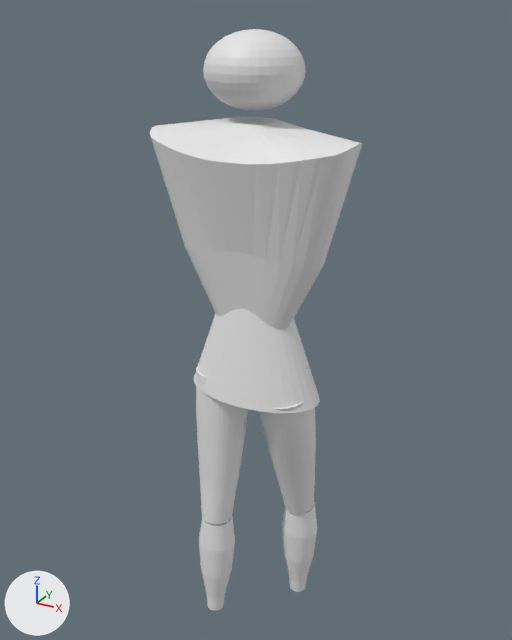
What one commit did to the Blender file resources/models/MrStix.blend.
Before and after are seen from a camera (50 mm lens) standing at (1.07, -1.93, 2.23) and looking at (-0.03, 0.07, 1.23). Lighting does not change. The marker at lower left points along +X, +Y and +Z.
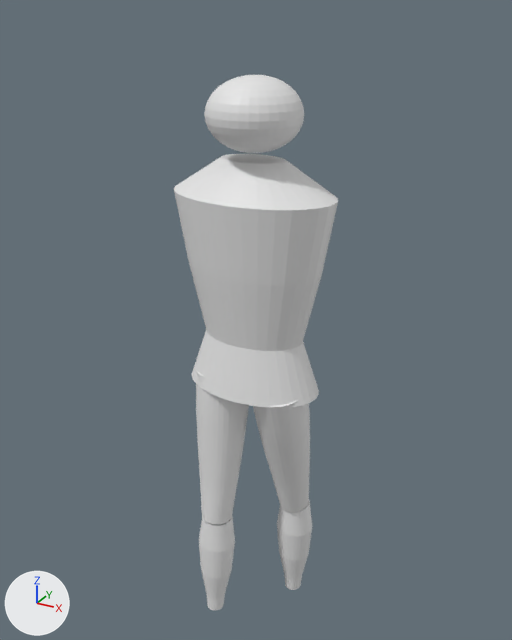
The change, as JSON lines over the scene's bpy script:
```json
{"op": "add", "block": "me_cylinder_001", "code": ["me_cylinder_001 = bpy.data.meshes.new('Cylinder.001')", "me_cylinder_001.from_pydata(...)  # 162 vertices, 192 faces; spans x -1.24..1.24, y -1.24..1.24, z -1.0..0.82"]}
{"op": "set", "path": "ob_sphere.location", "old": "(0.0, 0.0, 2.064)", "new": "(0.0, 0.0, 1.94)"}
{"op": "set", "path": "ob_cylinder_003.location", "old": "(0.459, 0.002, 1.006)", "new": "(0.437, 0.002, 1.006)"}
{"op": "set", "path": "ob_cylinder_002.location", "old": "(0.122, 0.148, 0.223)", "new": "(0.1, 0.148, 0.223)"}
{"op": "remove", "block": "ob_cone_001", "code": ["ob_cone_001 = bpy.data.objects.new('Cone.001', me_cone_001)", "ob_cone_001.location = (0.0, 0.002, 1.342)", "ob_cone_001.scale = (0.592, 0.341, 0.694)"]}
{"op": "remove", "block": "ob_cone", "code": ["ob_cone = bpy.data.objects.new('Cone', me_cone)", "ob_cone.location = (0.0, -0.021, 1.5)", "ob_cone.rotation_euler = (0.0, 3.142, 0.0)  # degrees (0, 180, 0)", "ob_cone.scale = (1.0, 0.407, 1.0)"]}
{"op": "add", "block": "ob_cylinder_004", "code": ["ob_cylinder_004 = bpy.data.objects.new('Cylinder.004', me_cylinder_001)", "ob_cylinder_004.location = (-0.016, 0.022, 1.448)", "ob_cylinder_004.scale = (0.226, 0.144, 0.433)"]}
```

Where the change shows, as pixel boxes [x1, y1, x2, y2] in the pictures (512 x 640 px):
```json
{"object": "Cylinder.004", "change": "added", "after": [174, 154, 338, 407]}
{"object": "Cone", "change": "deleted", "before": [150, 117, 362, 330]}
{"object": "Sphere", "change": "moved", "before": [203, 29, 306, 111], "after": [204, 75, 304, 153]}
{"object": "Cone.001", "change": "deleted", "before": [193, 309, 320, 413]}
{"object": "Cylinder.003", "change": "moved", "before": [259, 401, 316, 514], "after": [253, 400, 310, 513]}
{"object": "Cylinder.002", "change": "moved", "before": [282, 502, 317, 592], "after": [277, 500, 312, 590]}
```
